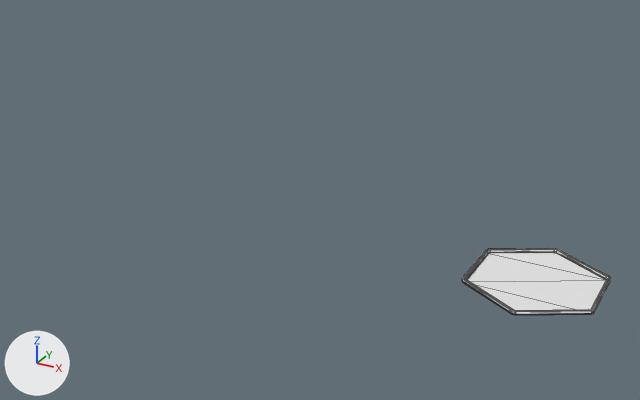
The FBX model hex.fbx as it was, and as the next commit left it.
One viewpoint serves both versions: a 50 mm lens placed at (0.0252, -0.106, 0.0579), pointed at (-0.0234, -0.0177, 0.0137). The axes (+X, +Y, +Z) are drawn at lower left. The lights are the same throughout. Mesh edges are drawn as thin lines. Where no turn or scale is listed for an object, it has been applied to the vertices.

In view in the first picture: 'hex_tile_border', 'hex_tile_surface'.
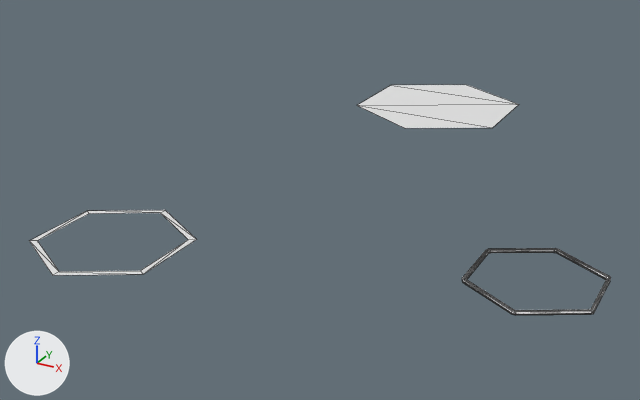
Commit message: Reorganized the hex tile models.

Boxes (x1, y1, x2, y2) around the edits, measured in the pictures (640 x 400 px):
'hex_tile_surface', deleted: before (467, 253, 606, 310)
'hex_surface', added: after (357, 85, 519, 128)
'bottom_left', added: after (54, 271, 143, 275)
'top_left', added: after (29, 241, 59, 275)
'bottom', added: after (140, 239, 197, 274)
'top', added: after (30, 211, 89, 241)
'bottom_right', added: after (161, 210, 196, 240)
'top_right', added: after (88, 210, 164, 214)

What changed in the scene script:
```text
Add me_top_left:
    me_top_left.from_pydata([(-0.00779, -0.0045, 0.0), (0.0, -0.009, 0.0), (-0.00866, -0.005, 0.0), (0.0, -0.01, 0.0)], [], [(2, 0, 1), (3, 2, 1)])
Add me_hex_surface:
    me_hex_surface.from_pydata([(0.0, 0.01, 0.0), (-0.0087, 0.005, 0.0), (-0.0087, -0.005, 0.0), (0.0, -0.01, 0.0), (0.0087, -0.005, 0.0), (0.0087, 0.005, 0.0)], [], [(1, 0, 5), (2, 1, 5), (2, 5, 4), (2, 4, 3)])
Add me_bottom_left:
    me_bottom_left.from_pydata([(0.0, -0.009, 0.0), (0.00779, -0.0045, 0.0), (0.0, -0.01, 0.0), (0.00866, -0.005, 0.0)], [], [(0, 1, 3), (0, 3, 2)])
Add me_bottom_right:
    me_bottom_right.from_pydata([(0.0, 0.009, 0.0), (0.00779, 0.0045, 0.0), (0.0, 0.01, 0.0), (0.00866, 0.005, 0.0)], [], [(0, 2, 3), (1, 0, 3)])
Add me_top_right:
    me_top_right.from_pydata([(0.0, 0.009, 0.0), (-0.00779, 0.0045, 0.0), (0.0, 0.01, 0.0), (-0.00866, 0.005, 0.0)], [], [(2, 0, 3), (3, 0, 1)])
Add me_top:
    me_top.from_pydata([(-0.00779, 0.0045, 0.0), (-0.00779, -0.0045, 0.0), (-0.00866, 0.005, 0.0), (-0.00866, -0.005, 0.0)], [], [(3, 2, 1), (2, 0, 1)])
Add me_bottom:
    me_bottom.from_pydata([(0.00779, -0.0045, 0.0), (0.00779, 0.0045, 0.0), (0.00866, -0.005, 0.0), (0.00866, 0.005, 0.0)], [], [(1, 3, 2), (0, 1, 2)])
Remove ob_hex_tile_surface:
    ob_hex_tile_surface = bpy.data.objects.new('hex_tile_surface', me_hex_tile_surface)
    ob_hex_tile_surface.location = (0.0, 0.0, 0.0)
Add ob_top_left:
    ob_top_left = bpy.data.objects.new('top_left', me_top_left)
    ob_top_left.location = (-0.0426, -0.03425, 0.0108)
Add ob_hex_surface:
    ob_hex_surface = bpy.data.objects.new('hex_surface', me_hex_surface)
    ob_hex_surface.location = (-0.01262, -0.00725, 0.02479)
Add ob_bottom_left:
    ob_bottom_left = bpy.data.objects.new('bottom_left', me_bottom_left)
    ob_bottom_left.location = (-0.0426, -0.03425, 0.0108)
Add ob_bottom_right:
    ob_bottom_right = bpy.data.objects.new('bottom_right', me_bottom_right)
    ob_bottom_right.location = (-0.0426, -0.03425, 0.0108)
Add ob_top_right:
    ob_top_right = bpy.data.objects.new('top_right', me_top_right)
    ob_top_right.location = (-0.0426, -0.03425, 0.0108)
Add ob_top:
    ob_top = bpy.data.objects.new('top', me_top)
    ob_top.location = (-0.0426, -0.03425, 0.0108)
Add ob_bottom:
    ob_bottom = bpy.data.objects.new('bottom', me_bottom)
    ob_bottom.location = (-0.0426, -0.03425, 0.0108)
```
